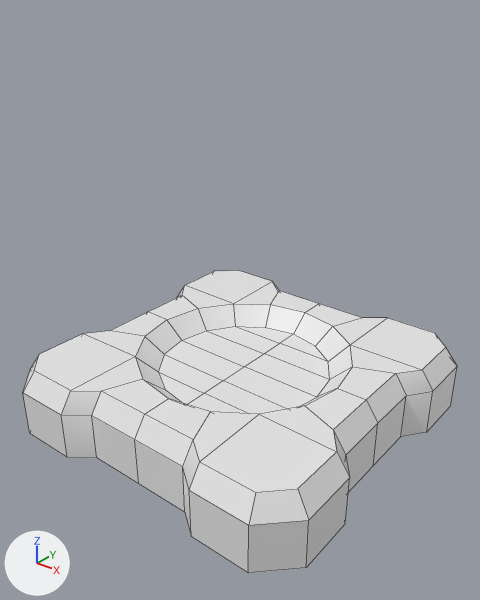
Renders of the Blender file Assets/Models/tower.blend from each side of a commit.
One viewpoint serves both versions: a camera (50 mm lens) standing at (1.067, -1.355, 1.204) and looking at (0.032, -0.062, 0.402). Every picture has the same lights, and +X, +Y and +Z are marked at lower left. Mesh edges are drawn as thin lines.

Before the edit, the objects in view are built like this:
```python
me_cube = bpy.data.meshes.new('Cube')
me_cube.from_pydata(...)  # 121 vertices, 104 faces; spans x -0.5..0.5, y -0.5..0.5, z 0.0..0.2
me_cube.polygons.foreach_set('use_smooth', [True] * 104)
ob_base = bpy.data.objects.new('Base', me_cube)
ob_base.location = (0.0, 0.0, 0.0)
```
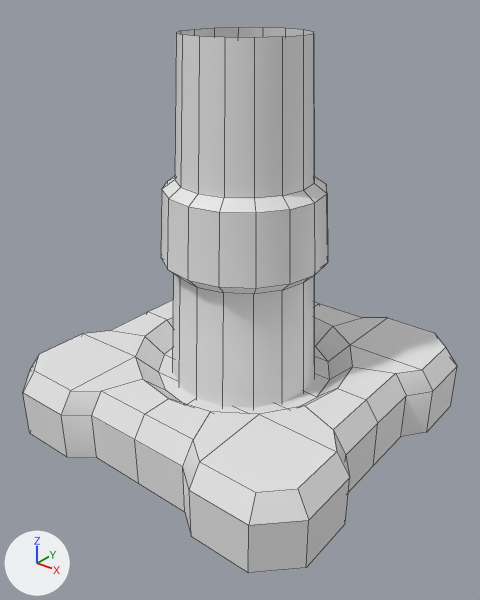
Commit message: tower moder rework
Added tower stand

Diff of the bpy script that builds the scene:
```diff
--- a/Assets/Models/tower.blend.py
+++ b/Assets/Models/tower.blend.py
@@ me_cube_002 @@
+me_cube_002.from_pydata(...)  # 96 vertices, 80 faces; spans x -0.232..0.232, y -0.232..0.232, z 0.129..1.085
+me_cube_002.polygons.foreach_set('use_smooth', [True] * 80)
@@ ob_stand @@
+ob_stand = bpy.data.objects.new('Stand', me_cube_002)
+ob_stand.location = (0.0, 0.0, 0.0)
```

What differs and where, as boxes [x1, y1, x2, y2] in the pictures (480 x 600 px):
'Stand', added: after [161, 27, 328, 408]
